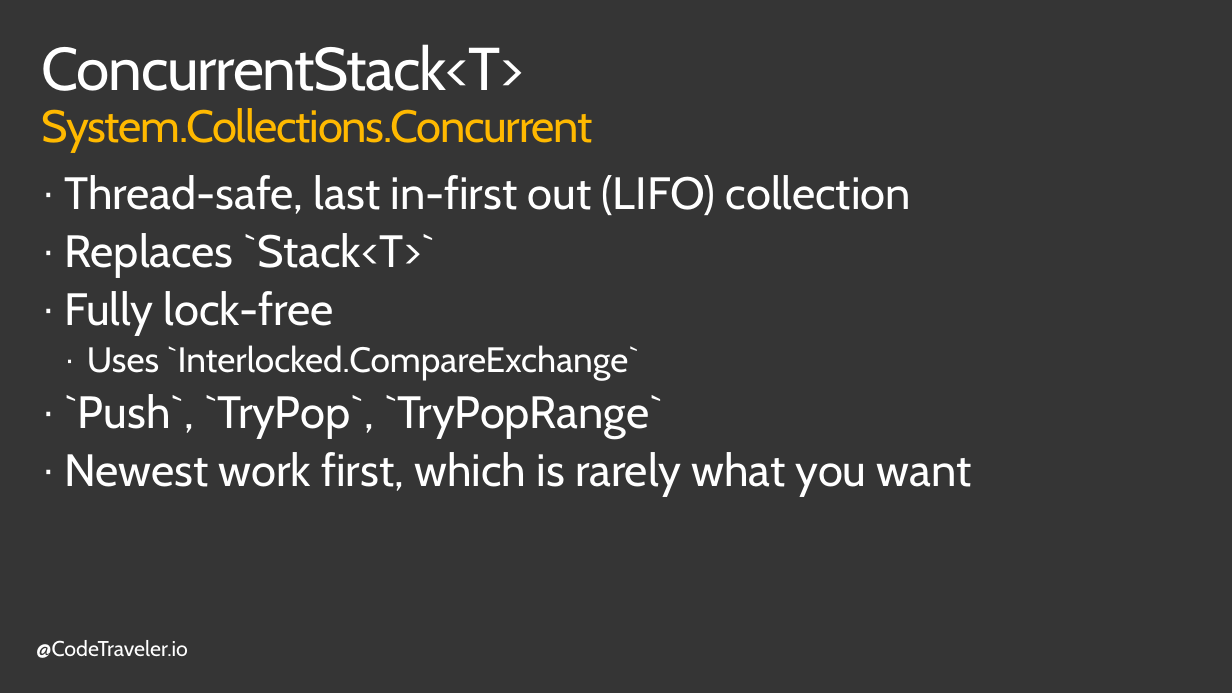
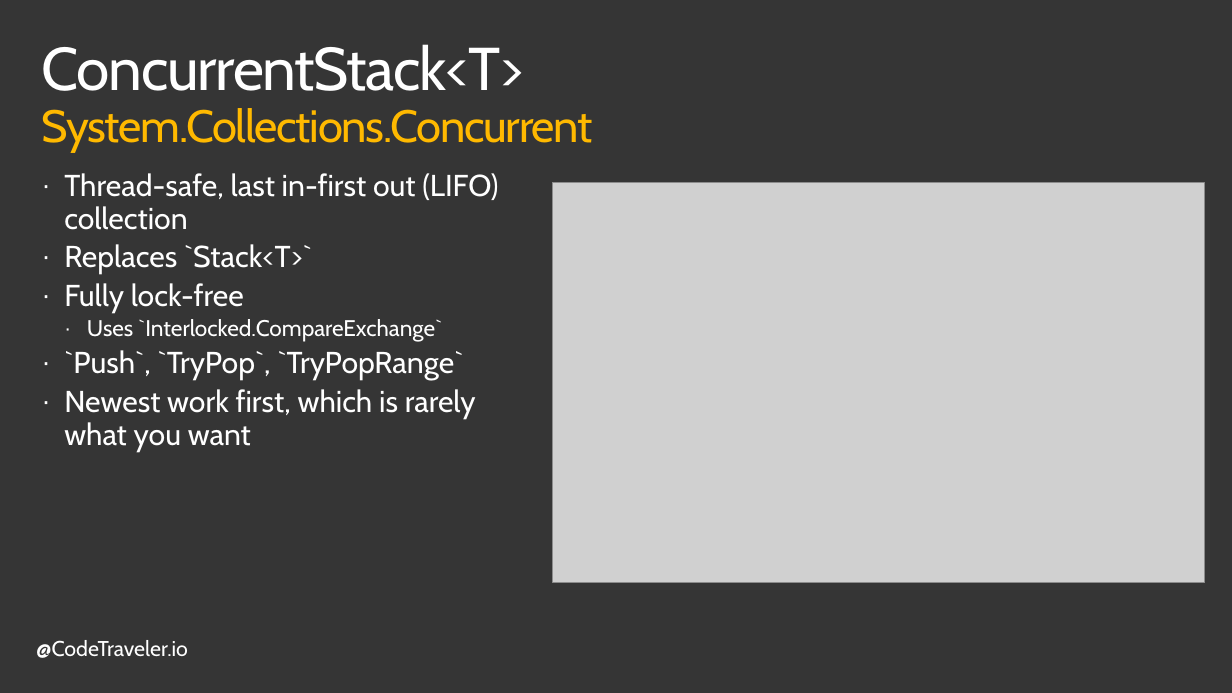
Before and after one commit to TheCodeTraveler/BecomeAnExpertWithAsyncAwait, a slide deck: slide 10 of 8. Concurrent Collections/ConcurrentCollections.pptx (slide 11 before the commit). Drawn at 1232x693 pixels with LibreOffice and Linux fonts; fonts in the diff are those of the drawing; grey boxes stand for pictures; background and template pictures are left out. Boxes give left, top, right and bottom in pixels: in the first picture for what was removed or moved away, otherwise in the second. Text is boxed around its words. In the diff, an @@ line names an element or a change of style, - is before the commit and + after.

```diff
--- a/8. Concurrent Collections/ConcurrentCollections.pptx
+++ b/8. Concurrent Collections/ConcurrentCollections.pptx
@@ text "Thread-safe, last in-first out (LIFO) ..." at [64,173,498,452]: size 36 to 24 pt in "Thread-safe, last in-first out (LIFO) collection", "Replaces `Stack<T>`", "Fully lock-free", "`Push`, `TryPop`, `TryPopRange`" and 1 more places; size 28 to 18 pt in "Uses `Interlocked.CompareExchange`"; less space between paragraphs @@
@@ picture added at [553,183,1205,582] @@
```
Also in this commit, not shown: 8 other slides changed, 1 slide removed, 1 other file.
